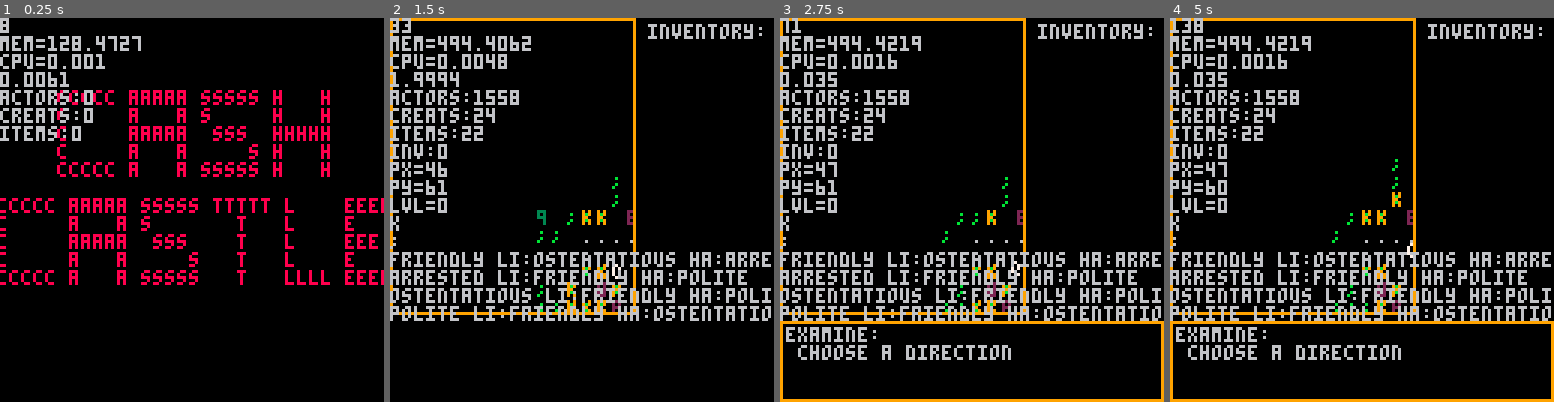
Above: before the commit, frames 1-4 (left to right).
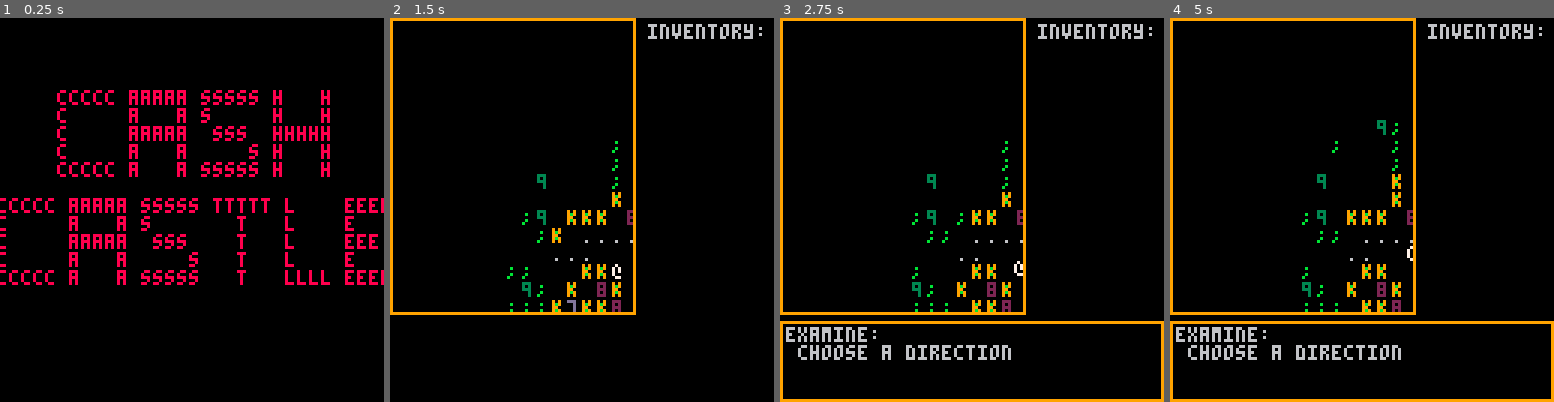
Above: after the commit, the same moments.

Repository: arnodick/castle
Game: PICO-8 cartridge castle.p8
Same seed, same stepped clock (60 frames per second), same inputs: the game is played once before the commit and once after it.
Inputs:
- Up to frame 1 (0.25 s): no input
- Up to frame 2 (1.5 s): tap X (X key) at 0.33, 1.07 s; tap O (Z key) at 0.7 s
- Up to frame 3 (2.75 s): hold Right 1.6-2.1 s; tap O (Z key) at 1.7, 2.1, 2.5 s; tap X (X key) at 1.85 s; hold Up 2.15-2.42 s; hold Right from 2.47 s (still down)
- Up to frame 4 (5 s): tap O (Z key) every 0.4 s from 2.9 to 4.9 s; tap X (X key) at 2.97, 4.08 s; release Right at 3.03 s; hold Left 3.08-3.58 s; hold Down 3.63-3.97 s; hold Right 4.02-4.68 s; hold Up from 4.73 s (still down)

The runs differ from the first frame. In frame 1, 2.8% of the frame differs, in the area x 0-37%, y 0-33%; in frame 2, 11%; in frame 3, 11%; in frame 4, 11%, in the area x 0-100%, y 0-79%.

Commit message:
ARGUMENTS

Diff:
--- a/castle.p8
+++ b/castle.p8
@@ -4,7 +4,7 @@
 --cash castle
 --by ashley pringle
 
-debug=true
+debug=false
 debug_l={}
 debug_l[4]=0
 
@@ -179,14 +179,15 @@
 		rltns[a]={}
 		local fe=ind[flr(rnd(#ind))+1]
 		rltns[a].fe=fe
+		--rltns[a].li=a --this is just to set up the below code that stops liking your own feeling
 		rltns[a].li=a --this is just to set up the below code that stops liking your own feeling
 		rltns[a].ha=a --samesies
 		del(ind,fe) --remove assigned feeling from temp index so it doens't get assigned to another actor
 	end
 	for a=1,r do
-		while rltns[a].li==a do
-			rltns[a].li=flr(rnd(r))+1
-		end
+		--while rltns[a].li==a do
+		--	rltns[a].li=flr(rnd(r))+1
+		--end
 		while rltns[a].ha==a or rltns[a].ha==rltns[a].li do
 			rltns[a].ha=flr(rnd(r))+1
 		end
@@ -367,15 +368,19 @@
 			local rand=rnd(1)
 			local cell=0
 			if rand<0.2 then cell=9 end
-			if rand<0.01 then cell=3 end
-			if rand<0.005 then cell=4 end
+			room[a+sx*ss][b+sy*ss]=cell
 			local mc=mget(a+mx*ss,b+my*ss)
---			if a==0 or a==15 or b==0 or b==15 then cell=0 end
-			room[a+sx*ss][b+sy*ss]=cell
 			if rsec<=0.4 then
-			if mc!=0 then
-				room[a+sx*ss][b+sy*ss]=mget(a+mx*ss,b+my*ss)
-			end
+				if mc!=0 then
+					room[a+sx*ss][b+sy*ss]=mc
+				end
+			end
+			if mc==10 then if rand<0.1 then cell=4 end end
+			local en={} en[0]=3 en[1]=7 en[2]=8
+			if rand<0.03 then cell=en[flr(rnd(3))] end
+			if rand<0.001 then cell=4 end
+			if cell==3 or cell==4 or cell==7 or cell==8 then
+				room[a+sx*ss][b+sy*ss]=cell
 			end
 		end
 	end
@@ -459,12 +464,12 @@
 
 function drawactor(a)
 	if p!=nil then
-	if comparedistance(a,p)<6 then
+	if comparedistance(a,p)<8 then
 		if actortypes[a.t][level+1].ch2!=nil then
 			--print(actortypes[a.t][level+1].ch2,a.x*cellw+a.shakex+camoffx+2,a.y*cellh+a.shakey+camoffy+2,actortypes[2][level+1].c2) --keeping this in case it was giving good colour results?
 			print(actortypes[a.t][level+1].ch2,a.x*cellw+a.shakex+camoffx+2,a.y*cellh+a.shakey+camoffy+2,actortypes[a.t][level+1].c2)
 		end
-	if comparedistance(a,p)<4 then
+		if comparedistance(a,p)<5 then
 	--if flr(a.x/8)==flr(p.x/8) then
 		--if flr(a.y/8)==flr(p.y/8) then
 	--if a.secx==cam[1] then
@@ -472,13 +477,12 @@
 			print(actortypes[a.t][level+1].ch,a.x*cellw+a.shakex+camoffx+2,a.y*cellh+a.shakey+camoffy+2,actortypes[a.t][level+1].c)
 
 			if menus[1].control then
-			if a.tar!=nil then
+				if a.tar!=nil then
 --		rect(a.tar.x*cellw,a.tar.y*cellh,a.tar.x*cellw+5,a.tar.y*cellh+5,8)
-				line(a.tar.x*cellw+3,a.tar.y*cellh+3,a.x*cellw+3,a.y*cellh+3,8)
+					line(a.tar.x*cellw+3+2,a.tar.y*cellh+3+2,a.x*cellw+3+2,a.y*cellh+3+2,8)
 --				print(comparedistance(a.tar,a),a.x*cellw+cellw,a.y*cellh+cellh,8)
-			end
-			end
-
+				end
+			end
 		end
 	end
 	else
@@ -566,24 +570,23 @@
 		local tars={} local d={}
 		tars[1]=closestactor(a,actors.items)
 		tars[2]=closestactor(a,actors.creatures)
---		tars[2]=actors.creatures[1]
 		if actors.items[1]!=nil then
-		for b=1,2 do
-			d[b]=comparedistance(a,tars[b])
-		end
-		if d[2]<d[1]
-		and rltns[actortypes[a.t][level+1].rl].ha==actortypes[tars[2].t][level+1].rl
-		and d[2]<8 then
-			a.tar=tars[2]
-			return followactor(a,tars[2])
-		elseif actors.items[1]!=nil
-		and d[1]<8
-		then
-			a.tar=tars[1]
-			return followactor(a,tars[1])
-		else
-			return 2^flr(rnd(4))
-		end
+			for b=1,2 do
+				d[b]=comparedistance(a,tars[b])
+			end
+			if d[2]<d[1]
+			and rltns[actortypes[a.t][level+1].rl].ha==actortypes[tars[2].t][level+1].rl
+			and d[2]<8 then
+				a.tar=tars[2]
+				return followactor(a,tars[2])
+			elseif actors.items[1]!=nil
+			and d[1]<8
+			then
+				a.tar=tars[1]
+				return followactor(a,tars[1])
+			else
+				return 2^flr(rnd(4))
+			end
 		end
 --		if p!=nil then
 --			if rltns[actortypes[a.t][level+1].rl].ha!=actortypes[p.t][level+1].rl then
@@ -626,6 +629,16 @@
 	end
 end
 
+function countcash(a)
+	local c=0
+	for a=1,#p.inventory do
+		if p.inventory[a]==4 then
+			c+=1
+		end
+	end
+	return c
+end
+
 function colactor(a,d,t)
 	local dire=direction(d)
 	if t!=a then
@@ -638,19 +651,24 @@
 				end
 				a.attack=6
 				if t.hit==0 then
-					if rltns[actortypes[a.t][level+1].rl].li==actortypes[t.t][level+1].rl then
-						a.attackpwr=1
-					else
-						a.attackpwr=2
+					--if rltns[actortypes[a.t][level+1].rl].li==actortypes[t.t][level+1].rl then
+					--	a.attackpwr=1
+					--else
+					--	a.attackpwr=2
 						--dropitem(t)
-					end
+					--end
 					t.hit=a.attackpwr
 					moveactor(t,2^flr(rnd(4)))
 				else
 					sfx(1)
 					room[t.x][t.y]=0
 					dropitem(t)
+					if a==p then
+						menus[1].target=t
+						rltns[actortypes[t.t][level+1].rl].ha=actortypes[p.t][level+1].rl
+					end
 					if t==p then
+						cash=countcash(p)
 						players[1]=nil
 						p=nil
 						sfx(21)
@@ -687,12 +705,12 @@
 function doactor(a)
 	if a.t==5 then
 		if p!=nil then
-		if p.x==a.x and p.y==a.y then
-			sfx(actortypes[a.t][level+1].snd)
-			level+=1
-			if level>3 then level=0 end
-			changelevel(level)
-		end
+			if p.x==a.x and p.y==a.y then
+				sfx(actortypes[a.t][level+1].snd)
+				level+=1
+				if level>3 then level=0 end
+				changelevel(level)
+			end
 		end
 	elseif a.t==4 or a.t==6 then
 		--if p!=nil then
@@ -706,19 +724,19 @@
 		--end
 	elseif p!=nil then
 	--if p.secx==a.secx and p.secy==a.secy then
-	if comparedistance(a,p)<8 then
-	if a.hit==0 then
-		local d=movetype(a)
-		if moveactor(a,d) then
-			for cr in all(actors.creatures) do
+		if comparedistance(a,p)<6 then
+			if a.hit==0 then
+				local d=movetype(a)
+				if moveactor(a,d) then
+					for cr in all(actors.creatures) do
 			--for cr in all(actors) do
-				colactor(a,d,cr)
-			end
-		end
-	else
-		a.hit-=1
-	end
-	end
+					colactor(a,d,cr)
+					end
+				end
+			else
+				a.hit-=1
+			end
+		end
 	end
 end
 
@@ -782,6 +800,8 @@
 			elseif m.t==4 then
 				local talk={} talk[1]="talk" talk[2]="argue"
 				m.me[a+2]=s..talk[a]
+			elseif m.t==5 then
+				m.me[a]=s..feelings[rltns[a].fe]..def[a]
 			end
 		end
 		if btnp(2) then m.sel-=1 if m.sel<1 then m.sel=ma end
@@ -799,6 +819,8 @@
 				if m.sel==1 then
 					sfx(flr(rnd(2))+8)
 					quitmenu(m,1,true)
+					local en={} en[1]=3 en[2]=7 en[3]=8
+					local r=flr(rnd(#en))+1
 					m.me={}
 					m.me[1]="they say:"
 					local trl=actortypes[m.target][level+1].rl
@@ -814,16 +836,21 @@
 						end
 					elseif rltns[trl].li==prl then
 						m.me[2]=" i like you! ;)"
+						m.me[3]=" "..species[actortypes[en[r]][level+1].sp].." hates "..feelings[rltns[actortypes[en[r]][level+1].rl].ha].."!"
 					else
-						m.me[2]=" no talk.. only get cash."
+						m.me[2]=" "..species[actortypes[en[r]][level+1].sp].." hates "..feelings[rltns[actortypes[en[r]][level+1].rl].ha].."!"
 					end
 				else
+					changemenu(m,5)
 				end
+			elseif m.t==5 then
+
 			end
 		elseif btnp(5) then
 			if m.t!=3 then
 				local mt=m.t
 				if mt==4 then mt=1 def={} end
+				if mt==5 then mt=1 def={} end
 				m.me=def
 				quitmenu(m,mt,false)
 			end
@@ -855,22 +882,26 @@
 	if m.t==1 then
 		if players[1]==nil then
 			m.me[1]="you are dead!"
-			m.me[2]=""
+			m.me[2]="you got "..cash.." cash"
 			m.me[3]=" press button to continue"
+		elseif m.target!=nil then
+			m.me[1]=species[actortypes[m.target.t][level+1].sp].." screams:"
+			m.me[2]=" blargharaghghr!!!..."
+			m.me[3]="*"..species[actortypes[m.target.t][level+1].sp].." now hates you!*"
 		elseif m.control==true then
 			m.me[1]="examine:"
 			m.me[2]=" choose a direction"
-			if p.hit>0 then
-				m.me={}
-				m.me[1]=" status: stunned "..(p.hit).." turns"
-			elseif btnp()>0 and btnp()<16 then
+			--if p.hit>0 then
+			--	m.me={}
+			--	m.me[1]=" status: stunned "..(p.hit).." turns"
+			if btnp()>0 and btnp()<16 then
 				m.control=not m.control
 				local dire=actoroob(p,direction(btnp()))
 				local target=room[p.x+dire[1]][p.y+dire[2]]
 				if target!=0 then
 					if target==3 or target==7 or target==8 then
 						dodialogue(m,target)
-					elseif target==2 then
+					elseif target==2 or target==9 then
 						m.me[1]="you face:"
 						m.me[2]=" a "..objects[actortypes[target][level+1].sp]
 					end
@@ -910,8 +941,12 @@
 		else
 			def[1]="you face:"
 		end
-		def[2]=" a "..species[actortypes[m.target][level+1].sp].." feeling *"..feelings[rltns[actortypes[m.target][level+1].rl].fe].."*"
+		def[2]=" a "..species[actortypes[m.target][level+1].sp]--.." feeling *"..feelings[rltns[actortypes[m.target][level+1].rl].fe].."*"
 		controlmenu(m,3,2,def)
+	elseif m.t==5 then
+		--def[1]={}
+		def[1]=" is best!" def[2]=" rules!" def[3]=" = superior!" def[4]=" is right!"
+		controlmenu(m,1,4,def)
 	end
 end
 
@@ -966,6 +1001,7 @@
 			makemenu(1,2,103,125,24)
 			makemenu(2,86,2,41,96)
 		end
+		cash=0
 		loadactors(rooms[level].room_w)
 		--del(adjective,adjective[n])
 	end
@@ -973,7 +1009,7 @@
 
 function stateupdate(s)
 	if s==0 then
-		if btnp(5) then
+		if btnp()>8 then
 			state=1
 			state_i(state)
 		end
@@ -985,6 +1021,7 @@
 						menus[2].control=not menus[2].control
 					end
 				elseif btnp(4) then
+					menus[1].target=nil
 					menus[1].control=not menus[1].control
 				elseif btnp()>0 then
 				--if timer%4==0 then
@@ -1008,8 +1045,8 @@
 			end
 			foreach(actors.creatures,shakeactor)
 			if p!=nil then
-			cam[1]=flr(p.x/rooms[level].sector_s)*rooms[level].sector_s*cellw
-			cam[2]=flr(p.y/rooms[level].sector_s)*rooms[level].sector_s*cellh
+				cam[1]=flr(p.x/rooms[level].sector_s)*rooms[level].sector_s*cellw
+				cam[2]=flr(p.y/rooms[level].sector_s)*rooms[level].sector_s*cellh
 			end
 		else
 			foreach(menus,domenu)
@@ -1037,6 +1074,8 @@
 		local tx=-1 local col=1 local td=17
 		if timer>255 then col=6 end
 		if timer>510 then td=10 col=10 end
+		if timer>1020 then td=30 col=10 end
+		if timer==1140 then timer=0 end
 		print("     ccccc aaaaa sssss h   h",tx,4*cellh,8+(timer/td)%col)
 		print("     c     a   a s     h   h",tx,5*cellh,8+((timer+10)/td)%col)
 		print("     c     aaaaa  sss  hhhhh",tx,6*cellh,8+((timer+20)/td)%col)
@@ -1162,7 +1201,7 @@
 a0a0000000000000a0a0a00000000000a020a020a020a020a020a020a020a02000000000a0a00020202020200000000000200000000000000000000000002000
 0000000000a0202000000020a020a0202020a020a0a0a0a0a0a0a020a0a0a020a0a0a0000000a0a000a0a00000a0a0a000000000000000a0000000a0a0200000
 00000000000000000000a00000000000a0a0a0a0a0a0a0a0a0a0a0a0a0a0a0a00000000000a0a000202000000000000000200000000000000000000000002000
-000000a0a0a0002000002020a020a020a0a0a020a0202020202020202020a020a0a0a0000000a000a0a0a0a0a0a000a0000000000000a0a000000020a0200000
+000000a0a0a0002000002020a020a020a0a0a020a0202020202020202020a020a0a0a0000000a000a0a0a0a0a0a000a0000000000000a0a00000002050200000
 00000000000000a0a0a0a0000000000020a020a020a0a0a0a0a020a020a020a0000000000000a0a0a0a0a0000000000000202020202020200000000000002000
 a0a0a0a0000000200020a0a0a020a020a0202020a020202020a0a0a02020a020a000a0a0a0a0a0a0a0a000a000a0a0a00000000000a0a0a00000002020200000
 000000000000a0a00000000000000000a0a0a0a0a0a0a0a0a0a0a0a0a0a0a0a000000000002020200000a0a0000000000020a0a0a0a0a0200000000000002000
@@ -1198,13 +1237,13 @@
 00000000000000000000000000000000200000a00020000000000000000020000000000000000000000000000000000020202020202020202020202020202020
 00000000000000000000a00000000000000020a0a02000000020a0a0200000000020000020000000002000000000002000000000000000002000000000000000
 00000000000000000000000000000000202000a0a0a0200000000000000020000000000020200000000000000000000000000000000000002000000000000000
-00000000000000002020202020000000000020a0a02000000020a0a0200000000000202000000000002000000020200000000000000000200000000000000000
+00000000000000002020a02020000000000020a0a02000000020a0a0200000000000202000000000002000000020200000000000000000200000000000000000
 000000000000000000000000000000002000200000a00020000000000000200000002020a0a02000000000000000000000000000000000002000000000000000
 000000000000000020a0a0a020000000000020a0a0a0202020a0a020000000000000000000000000000020202000000000000000000020000000000000000000
 000000000000000000000000200000002000002000a0a0a02000002020200000000020a0a0a0a020000000000000000000000000000000002000000000000000
-000000000000000020a0a0a02000000000000020a0a0a0a0a0a02000000000000000000000000000000000000000000000000000000020000000000000000000
+000000000000000020a0a0a02000000000000020a0a0a050a0a02000000000000000000000000000000000000000000000000000000020000000000000000000
 0000002020000000000000202000000020000000200000a0a0202000a0a0a0a0000020a0a0a0a020000000000000000000000000000000002000000000000000
-000000000000000020a0a0a020000000000000002020202020200000000000000000000000000000000000000000000000000000000000200000000000000000
+000000000000000020a050a020000000000000002020202020200000000000000000000000000000000000000000000000000000000000200000000000000000
 000000002020202020202000000000002000000000202000a0a0a0a0a000000000000020a0202000000000000000000000000000000000002000000000000000
 00000000000000002020202020000000000000000000000000000000000000000000000000000000000000000000000000000000000000002000000000000000
 000000000000000000000000000000002000000000000020200000002020000000000020a0200000000000000000000000000000000000002000000000000000
@@ -1220,17 +1259,17 @@
 0202020202000000000000020202020202020a0202000000000000020202000000000000000a000000000000000000000a0a0a0a0a0a0a0a0a0a0a0a0a0a0a0a020202000000000000000000000202020000000000020a0a0a0a02000000000000000000000000000000000000000000000000020a0a0a0a0a0a0a0200000000
 020a0a0a02020202020202020a0a0a02020a0a0a02000000000000000000000000000000000a000000000000000000000a02020202020202020202020202020a0a0a02000000020a0a02000000020a0a0000000000020a0a0a0a020000000000000000000000000000000000000000000000020a0a0a0a0a0a0a0a0a02000000
 020a0a0a0a0a0a0a0a0a0a0a0a0a0a02020a0a0a02000000000000000000000000000000000a000000000000000000000a020a0a0a0a0a0a0a0a0a0a0a0a020a0a0a02000000020a0a02000000020a0a0000000000020a0a0a0a0200000000000000000000000000000000000000000000020a0a0a0a0a0a0a0a0a0a0a020000
-020a0a0a0a0a0a0a0a0a0a0a0a0a0a02020a0a0a02000000000000000000000000000000000a0a0000000000000000000a020a02020a0202020a0202020a020a0a0a02000000020a0a02000000020a0a0000000000020a0a0a0a0200000000000000000000000000000000000000000000020a0a0a0a0a0a0a020a0a0a0a0200
+020a0a0a0a0a0a0a0a0a0a0a0a0a0a02020a0a0a02000000000000000000000000000000000a0a0000000000000000000a020a02020a0202020a0202020a020a0a0a02000000020a0502000000020a0a0000000000020a0a0a0a0200000000000000000000000000000000000000000000020a0a0a0a0a0a0a020a0a0a0a0200
 02020a0a0a0a0a0a0a0a0a0a0a0a0202020202020200000000000000000000000000000000000a0000000000000000000a020a02020a020a0a0a0a0a020a020a0a0a0200000002020202000000020a0a0000000000020a0a0a0a0200000000000000000000000000000000000000000000020a0a0a0a0a0a0a0a0a0a0a0a0200
 00020a0a0a0a0a0a0a0a0a0a0a0a020000000000000000000000000000000000000000000000000a00000000000000000a020a0a0a0a020a020a020a020a020a0a0a0200000000000000000000020a0a0202020202020a0a0a0a0202020202020000000000000a0a0a0a00000000000000020a0a020a0a0a0a0a0a0a0a0a0200
 00020a0a0a0a0a0a0a0a0a0a0a0a0200000000000000000000000000000000000000000000020a0a0a020000000000000a020a02020a020a020a020a020a0a0a0a0a0202020202020202020202020a0a0a0a0a0a0a0a0a0a0a0a0a0a0a0a0a0a00000000000a020a0a020a000000000000020a0a0a0a0a0a0a0a0a0a0a0a0200
-00020a0a0a0a0a0a0a0a0a0a0a0a02000000000000000000000000000000000000000000000a0a0a0a0a000a0a0a00000a020a020a0a020a020a0202020a020a0a0a0a0a0a0a0a0a0a0a0a0a0a0a0a0a0a0a0a0a0a0a0a0a0a0a0a0a0a0a0a0a00000000000a0a0a0a0a0a000000000000020a0a0a0a0a0a0a0a0a0a020a0200
+00020a0a0a0a0a0a0a0a0a0a0a0a02000000000000000000000000000000000000000000000a0a0a0a0a000a0a0a00000a020a020a0a020a02050202020a020a0a0a0a0a0a0a0a0a0a0a0a0a0a0a0a0a0a0a0a0a0a0a0a0a0a0a0a0a0a0a0a0a00000000000a0a0a050a0a000000000000020a0a0a0a0a0a0a0a0a0a020a0200
 00020a0a0a0a0a0a0a0a0a0a0a0a02000000000000000000000000000000000000000a0a0a0a0a0a0a0a0a0a000a0a0a0a020a02020a020a020a020a0a0a020a0a0a0a0a0a0a0a0a0a0a0a0a0a0a0a0a0a0a0a0a0a0a0a0a0a0a0a0a0a0a0a0a00000000000a0a0a0a0a0a000000000000020a0a0a0a0a020a0a0a0a0a0a0200
 00020a0a0a0a0a0a0a0a0a0a0a0a0200000000000000000000000000000000000a0a0a00000a0a0a0a0a0000000000000a020a0a0a0a020a0a0a020a020a020a0a0a0a0a0a0a0a0a0a0a0a0a0a0a0a0a0a0a0a0a0a0a0a0a0a0a0a0a0a0a0a0a00000000000a0a0a0a0a0a000000000000020a0a020a0a0a0a0a0a0a0a0a0200
 00020a0a0a0a0a0a0a0a0a0a0a0a0200000000000000000000000000000000000000000000020a0a0a020000000000000a020202020a02020a02020a020a020a0a0a0202020202020202020202020a0a0202020202020a0a0a0a020202020202000000000000020a0a0200000000000000020a0a0a0a0a0a0a0a0a0a0a0a0200
 02020a0a0a0a0a0a0a0a0a0a0a0a020200000000000000000000000000000000000000000000000a00000000000000000a020a0a0a0a0a0a0a0a0a0a020a020a0a0a0200000000000000000000020a0a0000000000020a0a0a0a02000000000000000000000000000a0000000000000000020a0a0a02020a02020a0a0a0a0200
 020a0a0a0a0a0a0a0a0a0a0a0a0a0a0200000000000000000000000000000000000000000000000a0a000000000000000a020202020a02020202020a020a020a0a0a0200000000000000000000020a0a0000000000020a0a0a0a020000000000000000000000000a0a0000000000000000020a0a020a0a0a0a0a020a0a020000
-020a0a0a0a0a0a0a0a0a0a0a0a0a0a02000000000000000000000000000000000000000000000a0a00000000000000000a0a0a0a0a0a0a0a0a0a0a0a0a0a020a0a0a0200000000000000000000020a0a0000000000020a0a0a0a020000000000000000000000000a00000000000000000002020a020a0a0a0a0a020202000000
+020a0a0a0a0a0a0a0a0a0a0a0a0a0a02000000000000000000000000000000000000000000000a0a00000000000000000a0a0a0a0a0a0a0a0a0a0a0a0a0a020a0a0a0200000000000000000000020a0a0000000000020a0a0a0a020000000000000000000000000a00000000000000000002020a020a050a0a0a020202000000
 020a0a0a02020202020202020a0a0a02000000000000000000000000000000000000000000000a0a00000000000000000a02020202020202020202020202020a0a0a0200000000000000000000020a0a0000000000020a0a0a0a020000000000000000000000000a0a0000000000000000000002020a0a0a0a02000000000000
 0202020202000000000000020202020200000000000000000000000000000000000000000000000a00000000000000000a0a0a0a0a0a0a0a0a0a0a0a0a0a0a0a020202000000000000000000000202020000000000020a0a0a0a02000000000000000000000000000a0000000000000000000000000202020200000000000000
 0000000000000000000000000000000000000000000000000000000000000000000000000000000000000000000000000000000000000000000a000000000000020000000000000a0000000000000002020a0a0a0a0a0a0200000000000000020002020202020200020a0200000000000000000000000000000000000a000000
@@ -1241,7 +1280,7 @@
 000a0a0a0a020a0a0a020a0a020a0a0000000000000a0a000a0000000a0000000000020a0a0a0a0a0a020a0a0a0a02000000000002000000000000000000000002000000000000000000000000000002020a0a0a0a020a0a0a0a0a020202020200020a0a0a0a0a0a0a0a0202020a020000000000000000000000000a00000000
 000a0a0a0a0a0a0a0a020a0a020a0a000000000a0a0a00000a000000000000000000020a0a0a0202020202020a0a02000000000000020a00000a000200000000020202020202020202020202020202020202020a020202020a0a0a0a0a0a0a0a00020a020202020a0a0a0202020a0200000000000000000000000a0a00000000
 000202020a0a0a0a0a0a0a0a0a0a0a00000a0a0a000000000a00000000000000000002020a02020a0a0a0a020a0a020000000a000a000a000000000a00000a0a0a0a0a0a0a0a020a0a0a0a0a0a020a0a0200000000000002020a0a0a0a0a0a0a00020a02000002020a020202020a02000a0a0a0a0a00000000000a0000000000
-00020a0a0a0a0a0a0a0a0a0a0a0a0a000a0a00000000000a0a000000000000000000020a0a0a020a0a020a020a0a0200000a0000000a00000a000000000a00000a0a0a020a0a0a0a0a0a020a0a0a0a0a02000000000000000202020a0a0a0a0a00020a02000000020a020202020a0200000000000a0a0000000a0a0000000000
+00020a0a0a0a0a0a0a0a0a0a0a0a0a000a0a00000000000a0a000000000000000000020a0a0a020a0a0205020a0a0200000a0000000a00000a000000000a00000a0a0a020a0a0a0a0a0a020a0a0a0a0a02000000000000000202020a0a0a0a0a00020a02000000020a020202020a0200000000000a0a0000000a0a0000000000
 000202020a0a0a0a0a020a0a020a0a00000000000000000a00000000000000000000020a0a0a020a0a0202020a0202000000000000000000000a000a00000000020202020202020a0a020202020202020200000000000000000000020202020202020a02020002020a020202020a020200000000000a00000a0a000000000000
 000a020a0a0a0a0a0a020a0a020a0a00000000000000020a020000000000000000020a0a0a0a020a0a020a0a0a0a0a02000000000002000a0000000000000000020000000000000a0a0000000000000202000000000000000000000000000002020a0a0a0200020a0a0a0202020a0a0200000000000a000a0a00000000000000
 000a0a0a0a0a0a020a020202020a0a000000000000020a0a0a0200000000000000020a0a0a0a0a0a0a020a0a0a0a0a020000000002000000000a000002000000020000000000000a0a00000000000002020000000000000000020a0200000002020a0a0a0200020a0a0a0a0a0a0a0a0200000000000a0a0a0000000000000000
Not shown, changed: the sound effects (__sfx__) section of castle.p8
Not shown, added: cashcastle.p8.png
